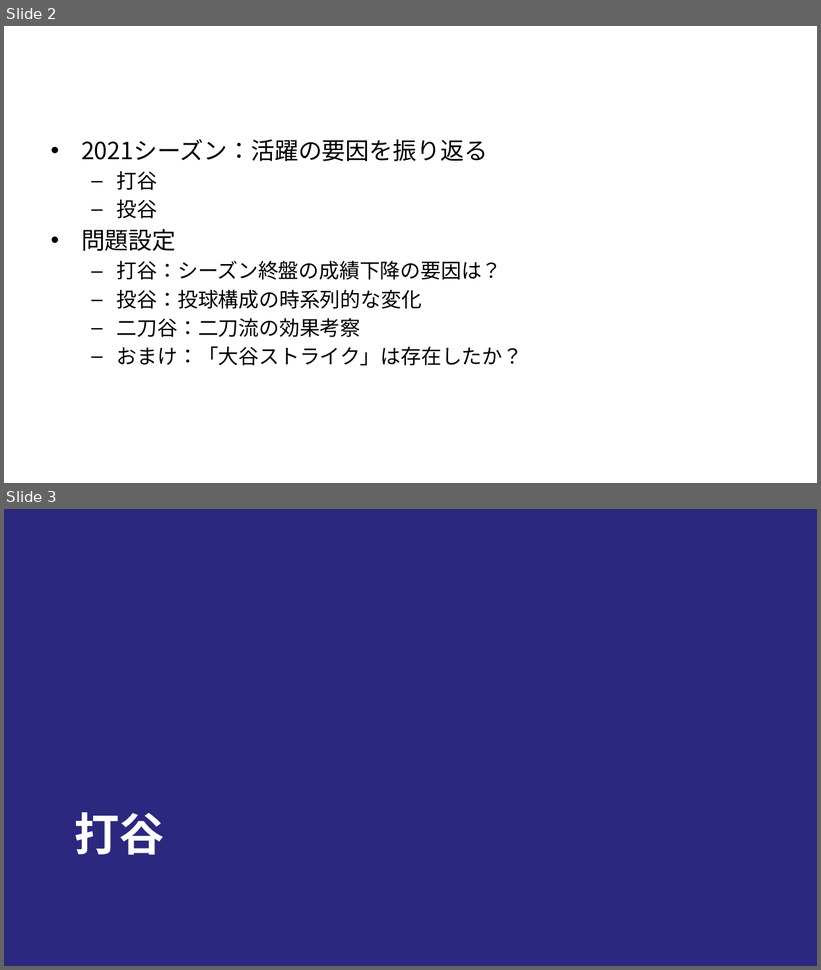
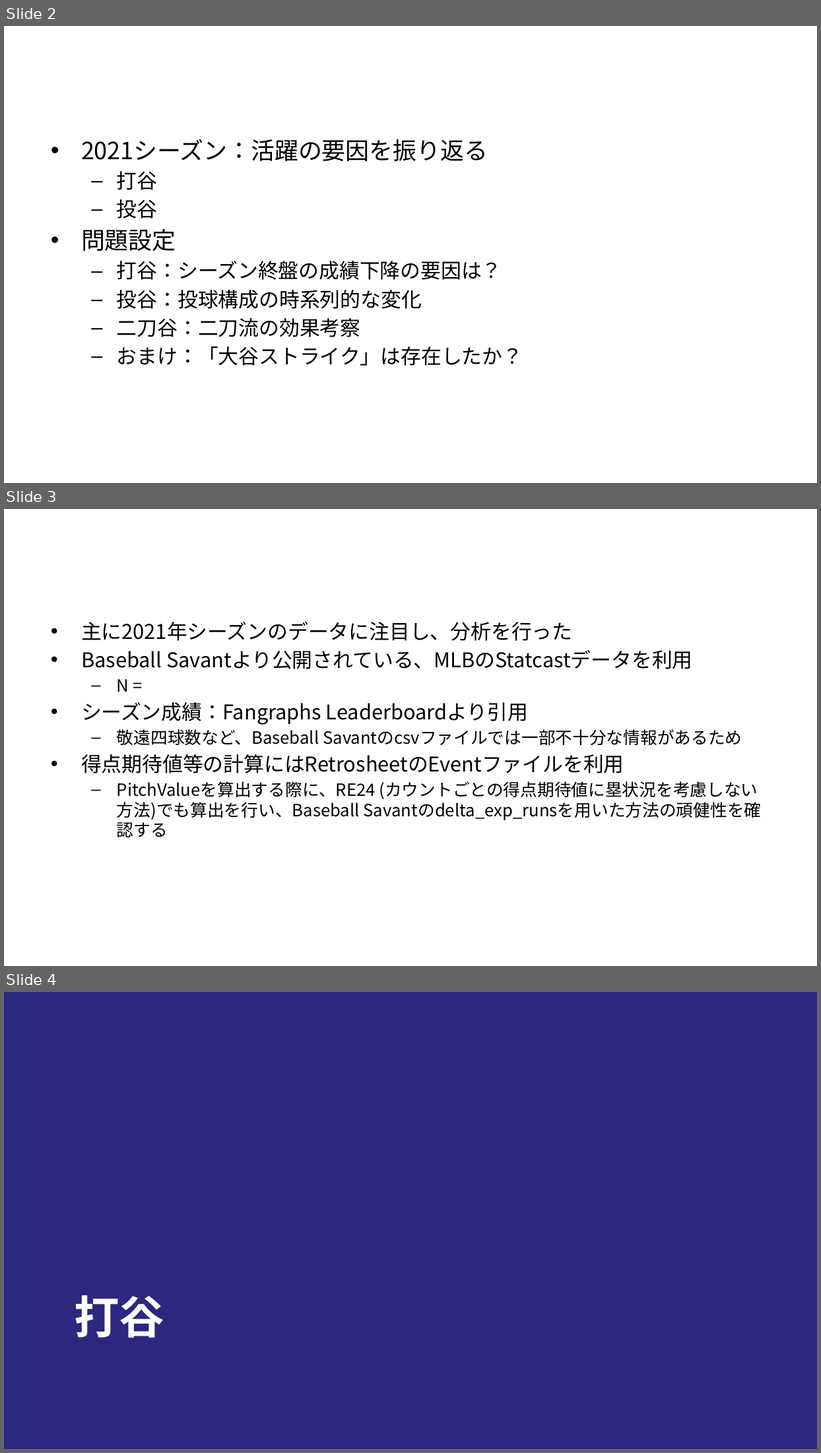
Before and after one commit to T-Reio/ohtani_analyze, a slide deck: slides/ohtani_tj.pptx. Shown one above the other, each under a label of ours: slides 2 and 3 before the commit, slides 2, 3 and 4 after it. The pictures are 821x970 and 821x1453 pixels, drawn with LibreOffice and Linux fonts; fonts in the diff are those of the drawing; background and template pictures are left out. Boxes give left, top, right and bottom in pixels: in the first picture for what was removed or moved away, otherwise in the second. Text is boxed around its words. In the diff, an @@ line names an element or a change of style, - is before the commit and + after.

```diff
--- a/slides/ohtani_tj.pptx
+++ b/slides/ohtani_tj.pptx
@@ slide 3 added at (4,509,817,966), background #FFFFFF @@
@@ title added at (45,527,777,603), 48 pt, text #FFFFFF, bold @@
+利用データ
@@ text added at (81,622,762,821), 20 pt, text #000000 @@
+• 主に2021年シーズンのデータに注目し、分析を行った
+• Baseball Savantより公開されている、MLBのStatcastデータを利用
+  – N =
+• シーズン成績：Fangraphs Leaderboardより引用
+  – 敬遠四球数など、Baseball Savantのcsvファイルでは一部不十分な情報があるため
+• 得点期待値等の計算にはRetrosheetのEventファイルを利用
+  – PitchValueを算出する際に、RE24 (カウントごとの得点期待値に塁状況を考慮しない方法)でも算出を行い、Baseball Savantのdelta_exp_runsを用いた方法の頑健性を確認する
@@ what was slide 3 is now slide 4 @@
```
Also in this commit, not shown: 3 slides changed, 3 other slides added, 2 other files.
